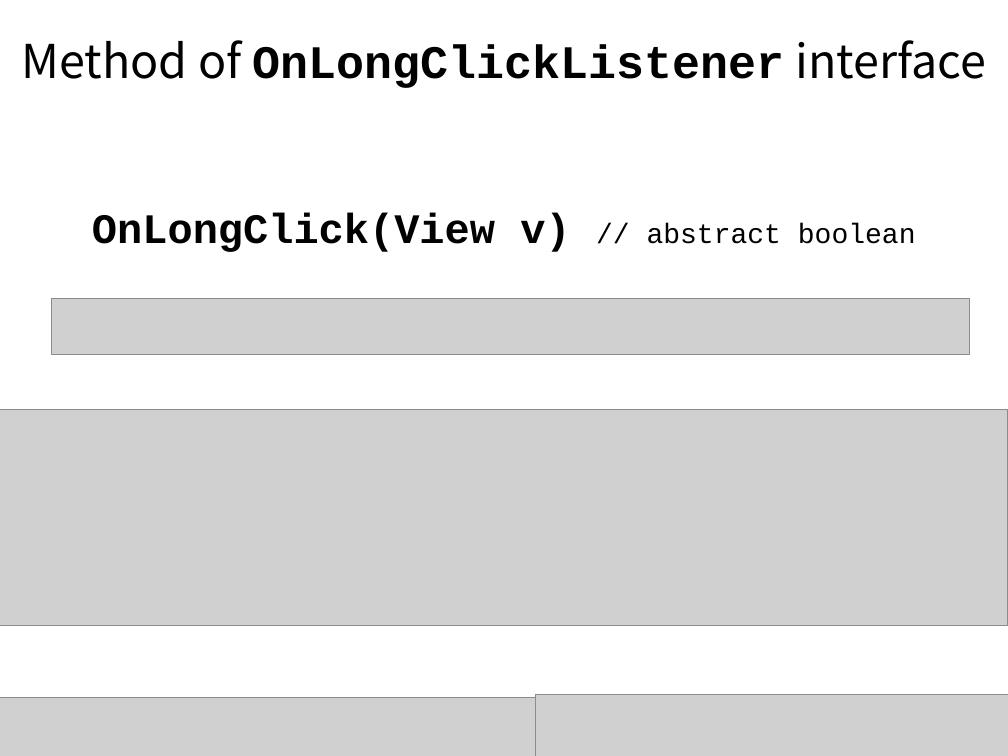
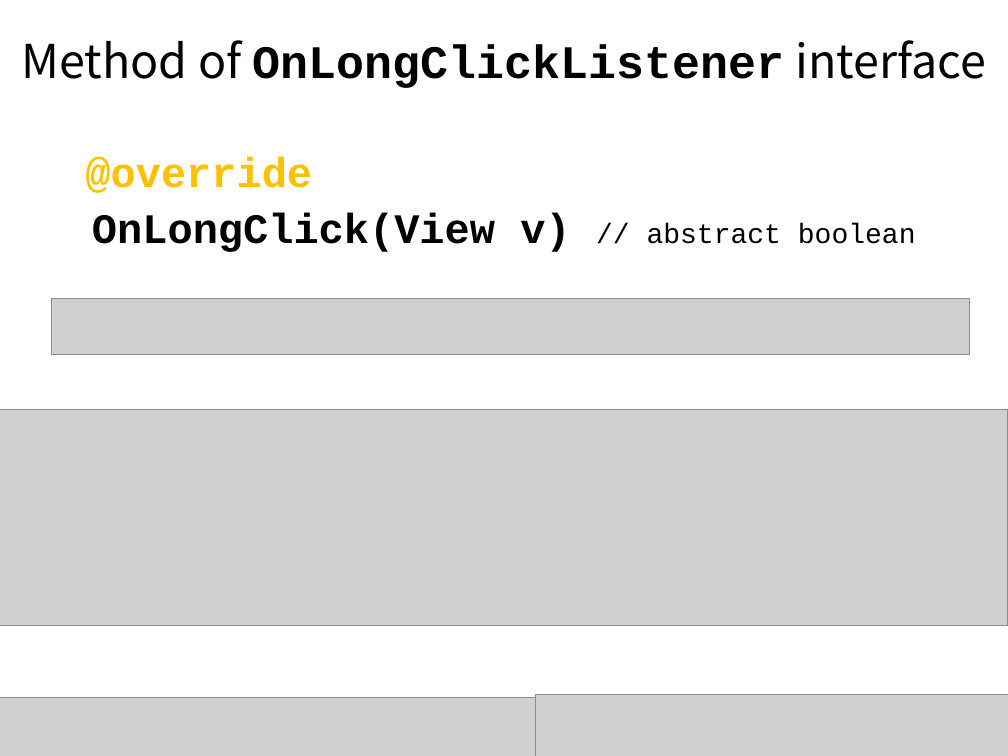
Before and after one commit to daehwa/world-friends-Uzbekistan-android, a slide deck: slide 7 of day5/Hanbok Dress up.pptx. Drawn at 1008x756 pixels with LibreOffice and Linux fonts; fonts in the diff are those of the drawing; grey boxes stand for pictures. Boxes give left, top, right and bottom in pixels: in the first picture for what was removed or moved away, otherwise in the second. Text is boxed around its words. In the diff, an @@ line names an element or a change of style, - is before the commit and + after.

```diff
--- a/day5/Hanbok Dress up.pptx
+++ b/day5/Hanbok Dress up.pptx
@@ text added at (x1=85, y1=157, x2=312, y2=193), 30 pt, text #FFC000, bold @@
+@override
```
Also in this commit, not shown: 11 other slides changed, 4 slides added, 1 slide removed, 2 other files.
